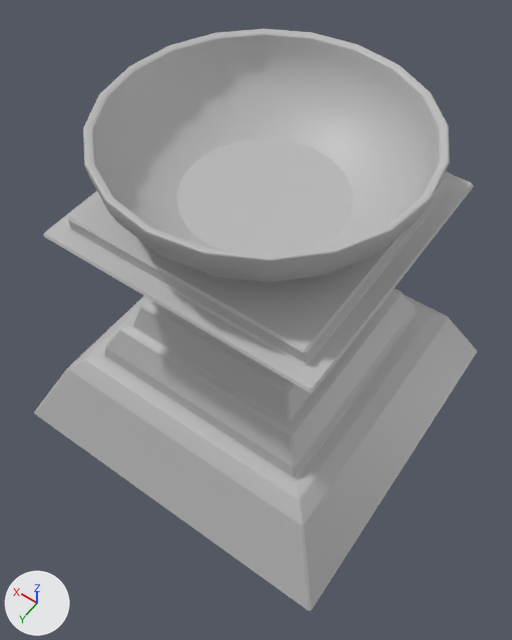
The FBX model pharaoh/Assets/Game/Scenes/graphics/Meshes/SM_brazier_02.fbx: old version first, new version second.
Camera for both pictures: a 50 mm lens placed at (-0.707, 1.027, 1.915), pointed at (-0.031, 0.08, 0.429). Arrows for +X, +Y and +Z are at lower left; the lights stay in place. Where no turn or scale is listed for an object, it has been applied to the vertices.

In view in the first picture: 'SM_brazier_02'.
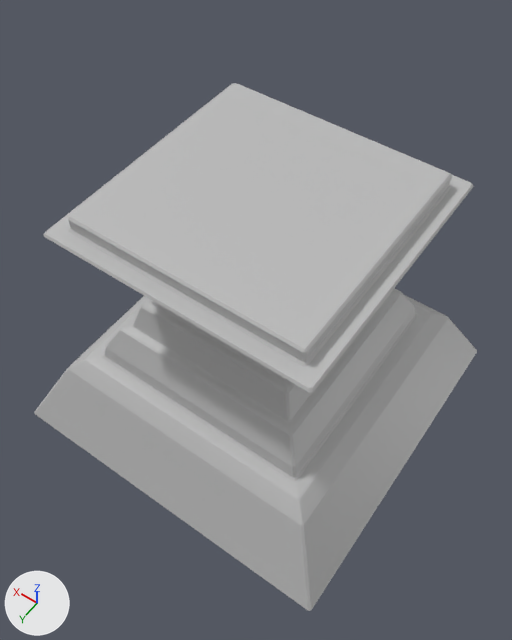
Where the change shows, as pixel boxes (x1, y1, x2, y2) in the pictures (512 x 640 px):
'SM_brazier_02', reshaped (9% shorter): before (34, 29, 477, 611); after (34, 83, 477, 611)
part 1 of me_mesh, deleted: before (83, 29, 450, 282)

What changed in the scene script:
```text
Change me_mesh:
    where me_mesh.from_pydata(...)  # 706 vertices, 726 faces; spans x -0.509..0.509, y -0.509..0.509, z 0.0..0.988
    used by ob_sm_brazier_02; location = (0.0, 0.0, 0.0)
    remove me_mesh.materials.append(mat_lambert5)  # grey #bcbcbc
    me_mesh part 1: the loose piece of 442 vertices spanning x -0.386..0.386, y -0.386..0.386, z 0.748..0.988 is deleted
```
